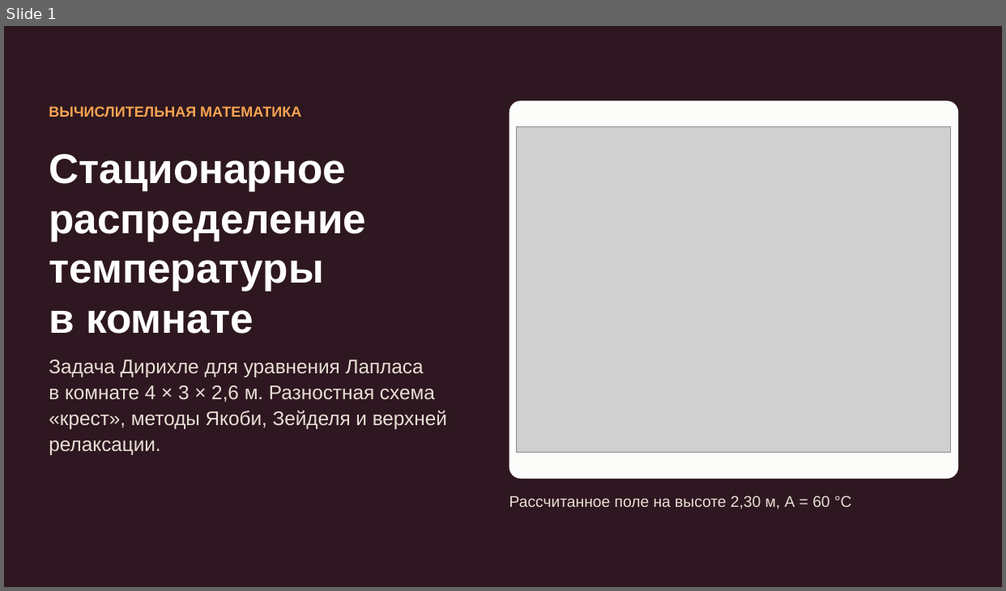
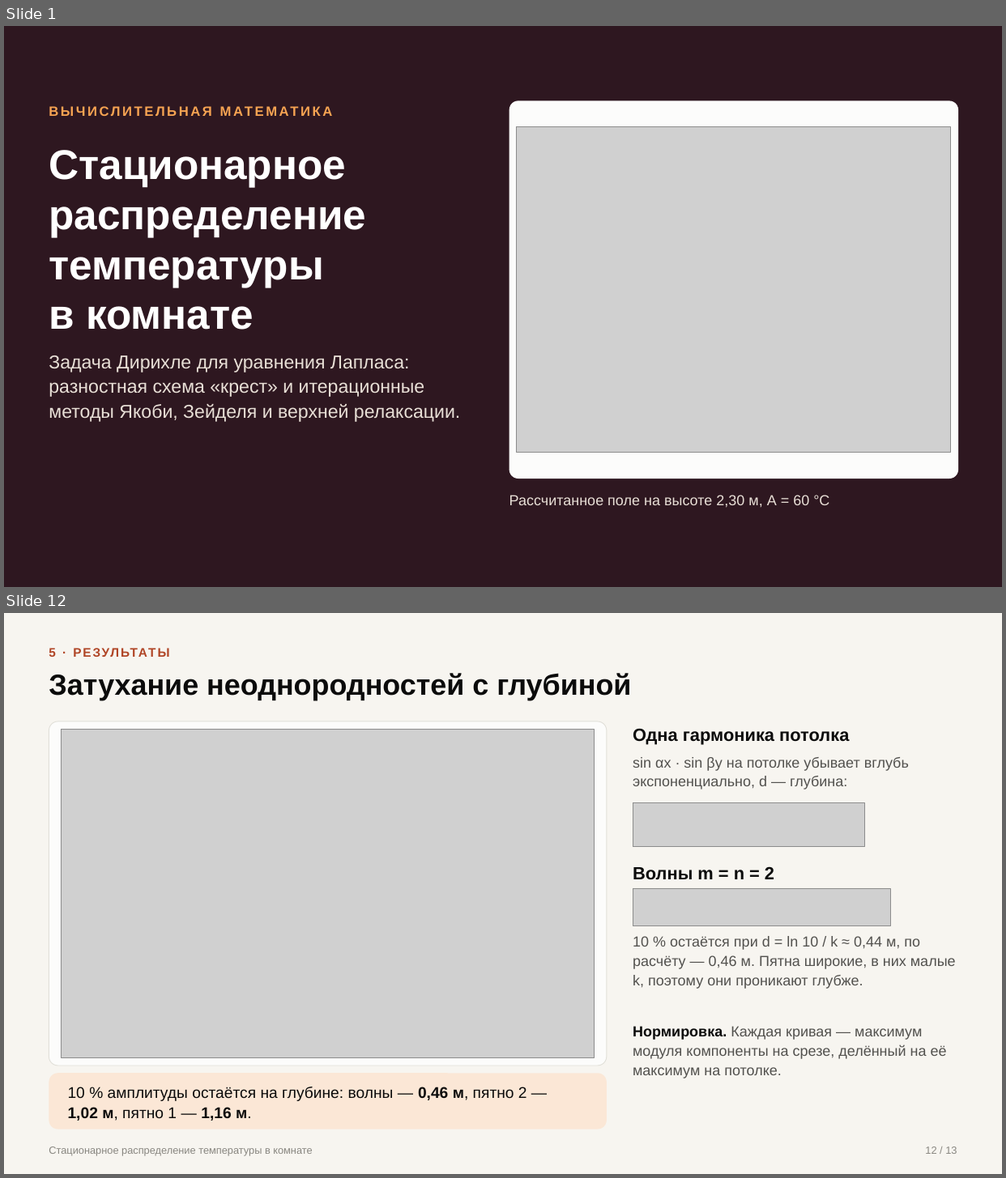
Before and after one commit to terMorel/computational-mathematics, a slide deck: PDE-Solver/presentation/PDE-Solver.pptx. Shown one above the other, each under a label of ours: slide 1 before the commit, slides 1 and 12 after it; the slides between them are not shown. The pictures are 1006x591 and 1006x1178 pixels, drawn with LibreOffice and Linux fonts; fonts in the diff are those of the drawing; grey boxes stand for pictures. Boxes give left, top, right and bottom in pixels: in the first picture for what was removed or moved away, otherwise in the second. Text is boxed around its words. In the diff, an @@ line names an element or a change of style, - is before the commit and + after.

```diff
--- a/PDE-Solver/presentation/PDE-Solver.pptx
+++ b/PDE-Solver/presentation/PDE-Solver.pptx
@@ slide 12 added at (4, 613, 1002, 1174), background #F7F5F0 @@
@@ text added at (49, 648, 56, 657), 12 pt, text #B04526, bold @@
+5 · РЕЗУЛЬТАТЫ
@@ text added at (49, 673, 631, 700), 28 pt, text #0B0B0B, bold @@
+Затухание неоднородностей с глубиной
@@ rounded rectangle added at (49, 722, 607, 1066), fill #FCFCFB, outline #E1E0D9 0.75 pt @@
@@ picture added at (62, 729, 594, 1059) @@
@@ text added at (633, 728, 849, 745), 17 pt, text #0B0B0B, bold @@
+Одна гармоника потолка
@@ text added at (633, 757, 909, 790), 14 pt, text #52514E @@
+sin αx · sin βy на потолке убывает вглубь экспоненциально, d — глубина:
@@ picture added at (633, 803, 865, 846) @@
@@ text added at (633, 867, 774, 880), 17 pt, text #0B0B0B, bold @@
+Волны m = n = 2
@@ picture added at (633, 888, 890, 926) @@
@@ text added at (633, 936, 956, 989), 14 pt, text #52514E @@
+10 % остаётся при d = ln 10 / k ≈ 0,44 м, по расчёту — 0,46 м. Пятна широкие, в них малые k, поэтому они проникают глубже.
@@ text added at (633, 1026, 947, 1079), 14 pt, text #52514E @@
+Нормировка. Каждая кривая — максимум модуля компоненты на срезе, делённый на её максимум на потолке.
@@ rounded rectangle added at (49, 1073, 607, 1130), fill #FBE7D6 @@
@@ text added at (68, 1087, 527, 1121), 15 pt, text #0B0B0B @@
+10 % амплитуды остаётся на глубине: волны — 0,46 м, пятно 2 — 1,02 м, пятно 1 — 1,16 м.
@@ text added at (49, 1147, 312, 1157), 10 pt, text #898781 @@
+Стационарное распределение температуры в комнате
@@ text added at (925, 1147, 957, 1154), 10 pt, text #898781 @@
+12 / 13
@@ slide 1 changed as well @@
@@ text "ВЫЧИСЛИТЕЛЬНАЯ МАТЕМАТИКА" at (49, 101, 491, 130): size 14 to 13 pt, letter spacing 0 to 2 pt @@
@@ text "Стационарное распределение температуры в комнате": place and size @@
-text "Стационарное распределение температуры в комнате" at (49, 154, 366, 334)
+text "Стационарное распределение температуры в комнате" at (49, 150, 366, 330)
@@ text at (49, 356, 460, 422): text changed; size 19 to 18 pt @@
-Задача Дирихле для уравнения Лапласа в комнате 4 × 3 × 2,6 м. Разностная схема «крест», методы Якоби, Зейделя и верхней релаксации.
+Задача Дирихле для уравнения Лапласа: разностная схема «крест» и итерационные методы Якоби, Зейделя и верхней релаксации.
@@ text "Рассчитанное поле на высоте 2,30 ..." at (509, 495, 829, 508): size 15 to 14 pt @@
```
Also in this commit, not shown: 3 other slides changed, 8 other slides added, 8 slides removed, 2 other files.
